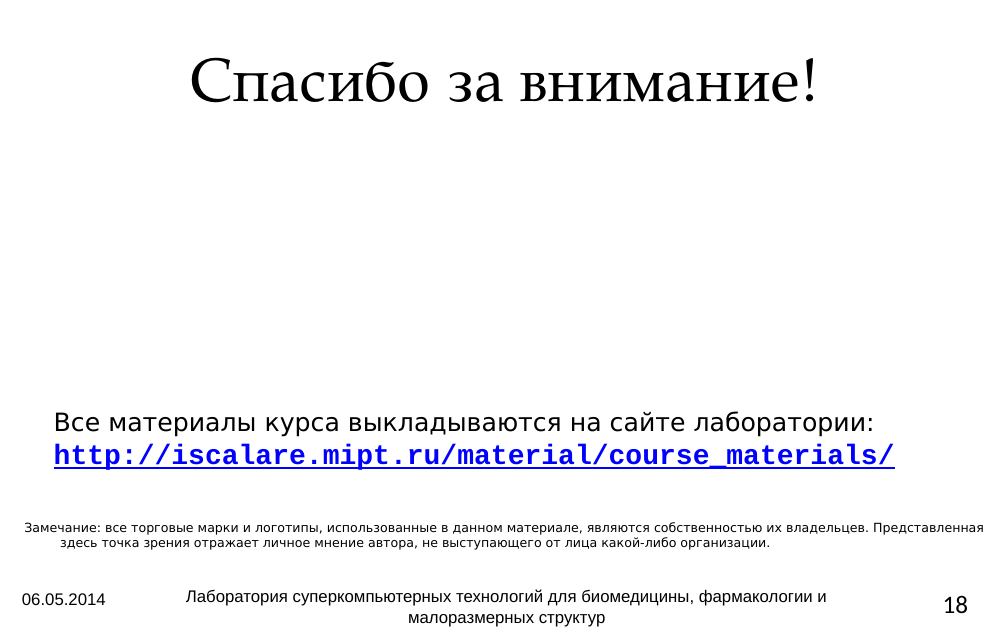
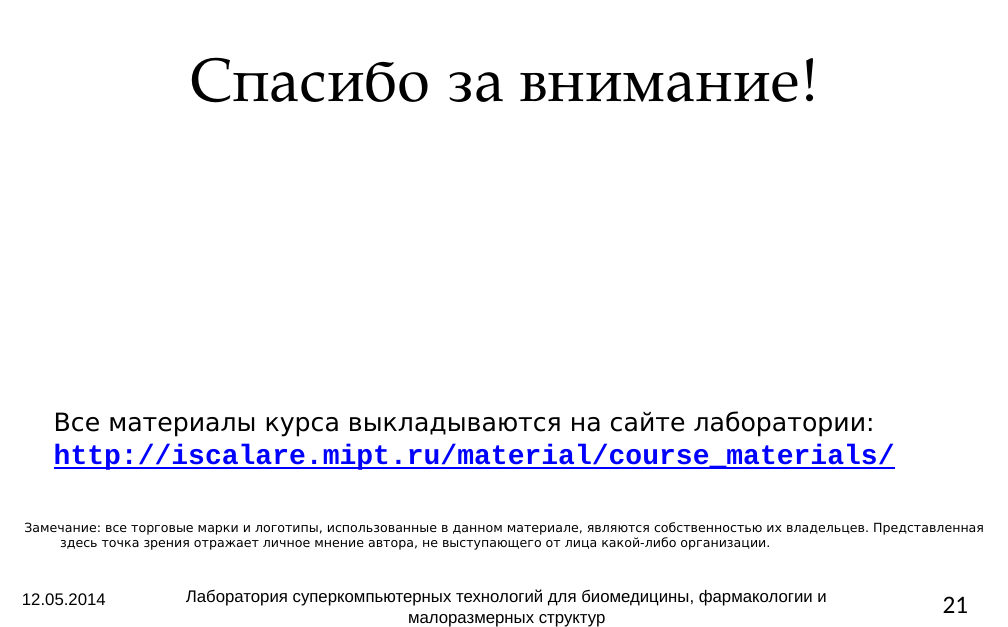
Before and after one commit to atakua/simlectures-archive, a slide deck: slide 21 of lecture12-languages/lecture12-languages.pptx (slide 18 before the commit). Drawn at 1008x627 pixels with LibreOffice and Linux fonts; fonts in the diff are those of the drawing; background and template pictures are left out. Boxes give left, top, right and bottom in pixels: in the first picture for what was removed or moved away, otherwise in the second. Text is boxed around its words. In the diff, an @@ line names an element or a change of style, - is before the commit and + after.

```diff
--- a/lecture12-languages/lecture12-languages.pptx
+++ b/lecture12-languages/lecture12-languages.pptx
@@ text at [22, 593, 106, 605]: text changed @@
-06.05.2014
+12.05.2014
@@ page number at [943, 596, 969, 613]: text changed @@
-18
+21
```
Also in this commit, not shown: 17 other slides changed, 3 slides added, 1 other file.
